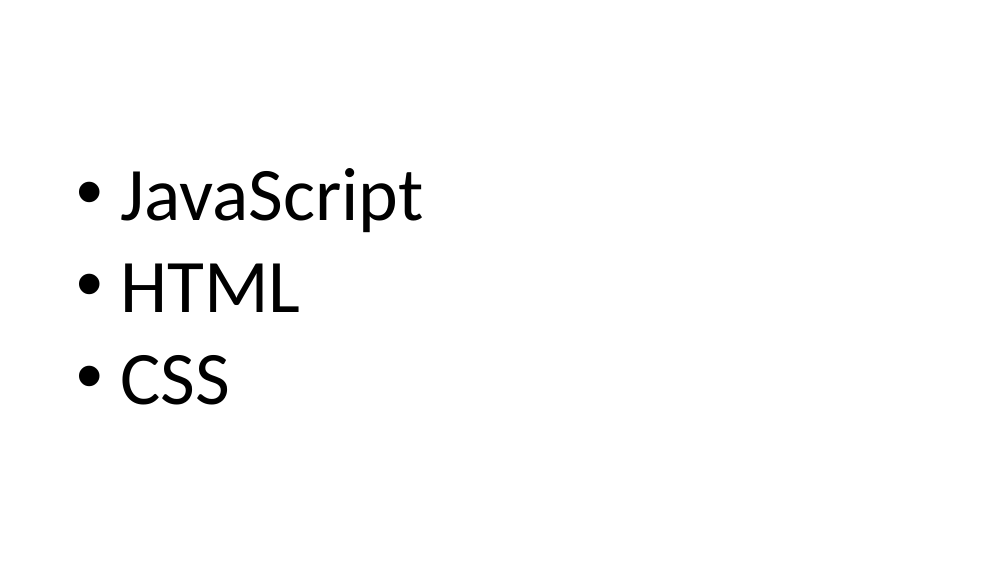
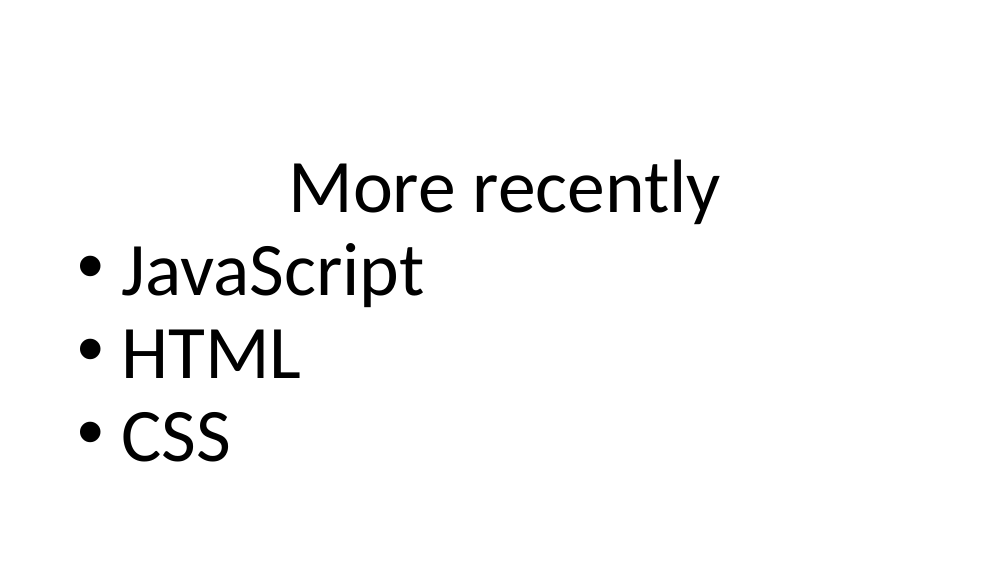
Before and after one commit to juliovquevedo/julio-personal-website, a slide deck: slide 11 of Week-1-Presentation.pptx. Drawn at 1008x567 pixels with LibreOffice and Linux fonts; fonts in the diff are those of the drawing. Boxes give left, top, right and bottom in pixels: in the first picture for what was removed or moved away, otherwise in the second. Text is boxed around its words. In the diff, an @@ line names an element or a change of style, - is before the commit and + after.

```diff
--- a/Week-1-Presentation.pptx
+++ b/Week-1-Presentation.pptx
@@ text at (288, 159, 721, 225): paragraph added @@
+More recently
@@ text at (121, 243, 424, 462): line spacing 0.9 to 0.8 @@
```
Also in this commit, not shown: 3 other slides changed, 1 slide added, 2 other files.
